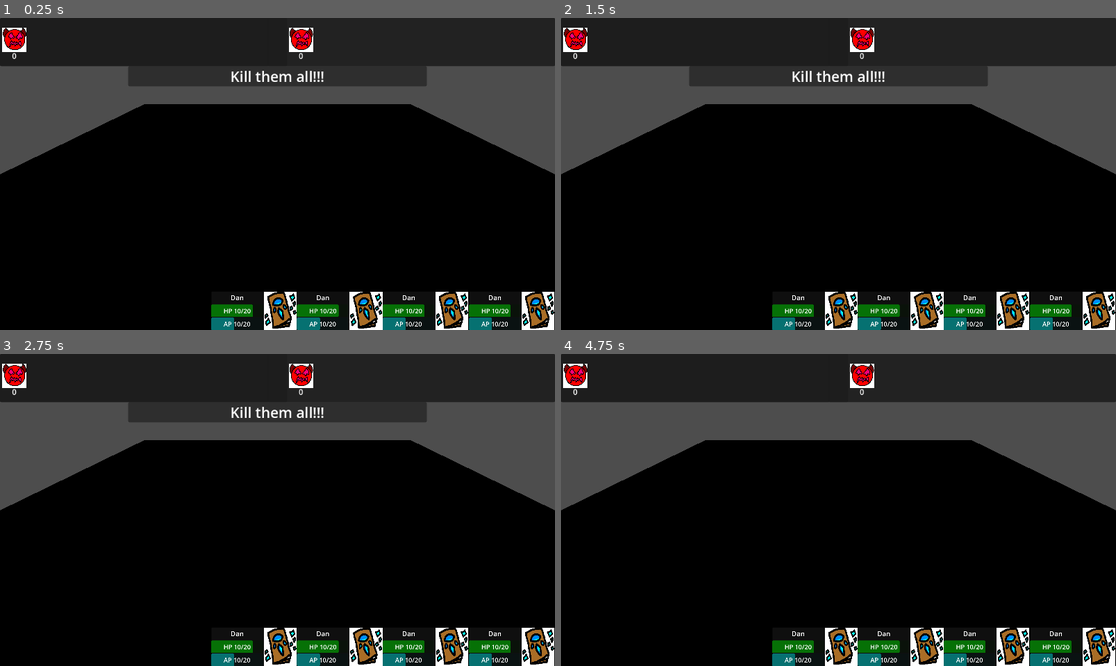
Above: before the commit, frames 1-4 (two rows, left to right).
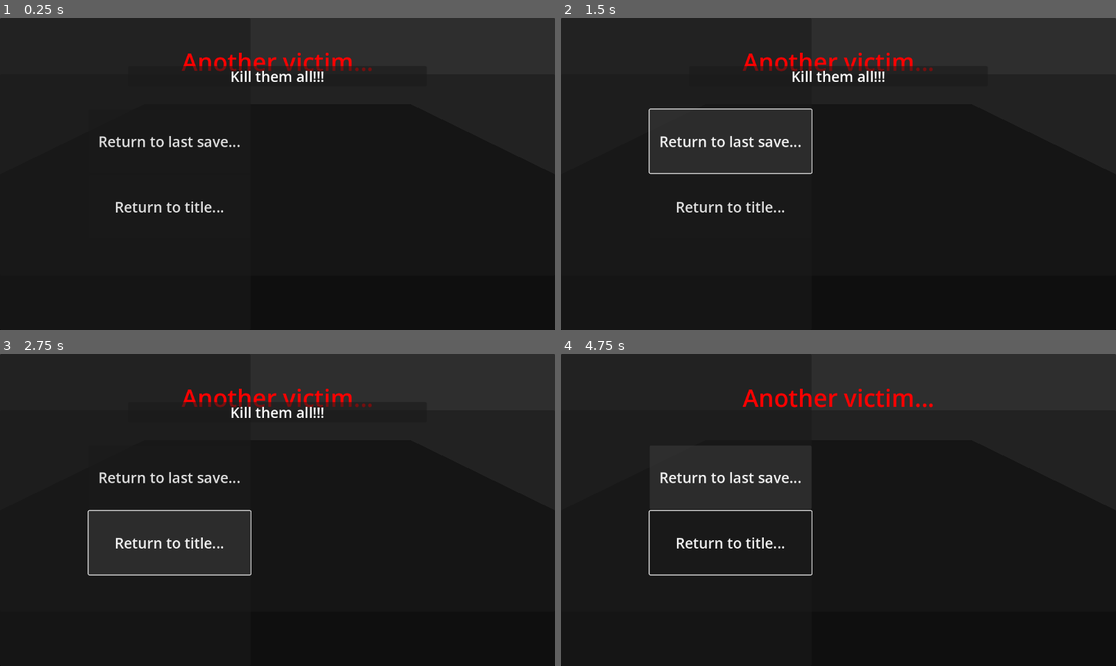
Above: after the commit, the same moments.

Repository: eneumont/towermercs
Game: Godot game, scene res://Scenes/Battle/Fields/Battlefield1.tscn
The game is run twice, just before and just after one commit, with the same random seed, the same clock (stepped at 60 frames per second) and the same inputs. This scene is started directly instead of the project's main scene.
Inputs (mouse positions are in pixels of both pictures, inside the frame that each line leads up to):
- Up to frame 1 (0.25 s): no input
- Up to frame 2 (1.5 s): tap Enter at 0.5 s; move the mouse to (960, 158) at 0.52 s; hold D (move_right) 0.53-1.25 s; tap L (circle) at 0.6 s; click (960, 158) at 0.67 s; click (733, 142) at 1.25 s, where only the run after the commit has a clickable "Return to last save..."
- Up to frame 3 (2.75 s): click (172, 541) at 2 s, where only the run after the commit has a clickable "Return to title..."
- Up to frame 4 (4.75 s): drag from (727, 525) to (810, 572) at 2.77 s; move the mouse to (894, 441) at 3.52 s; hold D (move_right) 3.53-4.25 s; tap K (cross) at 3.6 s; drag from (810, 572) to (672, 463) at 4.27 s

The runs differ from the first frame. In frame 1, 31% of the frame differs, in the area x 0-100%, y 3-100%; in frame 2, 32%; in frame 3, 32%; in frame 4, 35%.
Error in both runs: Invalid access to property or key 'display_name' on a base object of type 'Nil'. (res://Scripts/Battle/battler.gd:80)

Commit message:
result scr func tweak...

Diff:
--- a/Scripts/Battle/battle_manager.gd
+++ b/Scripts/Battle/battle_manager.gd
@@ -13,9 +13,12 @@
 #prob gonna need to change how casting arts work to rely on bm more to allow more interactivity
 var casted_art: String
 var cur_turn: Battler
+var targets = []
 var cur_turnOrder = []
 var next_turnOrder = []
-var targets = []
+
+var exp_won: int = 0
+var sp_won: int = 0
 
 func _ready() -> void:
 	MusicManager.stream = audio
@@ -34,6 +37,15 @@
 	casted_art = ""
 	targets = []
 	cur_turn = null
+
+	if aliveBattlers.filter(func(b): return b.get_script().get_global_name() == "BattlerP").is_empty():
+		battle_end(false)
+		return
+
+	if aliveBattlers.filter(func(b): return b.get_script().get_global_name() == "BattlerE").is_empty():
+		battle_end(true)
+		return
+
 	if not cur_turnOrder.is_empty():
 		UI.set_turns()
 		cur_turn = cur_turnOrder[0]
@@ -97,12 +109,12 @@
 func battle_end(win: bool):
 	UI.end(win)
 
-	if win:
-		#give rewards
-		SceneManager.pop_scene()
-	else:
-		#go to main menu or something else
-		pass
+	#if win:
+		##give rewards
+		#SceneManager.pop_scene()
+	#else:
+		##go to main menu or something else
+		#pass
 
 func new_feed(f: String):
 	UI.feed(f)
--- a/Scripts/Battle/battle_ui.gd
+++ b/Scripts/Battle/battle_ui.gd
@@ -26,18 +26,30 @@
 	fb.visible = false
 
 func end(win: bool):
+	turnOrder.visible = false
+	for p in party_slots:
+		p.visible = false
+
 	result.visible = true
 
+	var scr
 	if win:
-		result.get_node("PlayerScr").visible = true
+		scr = result.get_node("PlayerScr")
+		scr.visible = true
+		scr.get_node("ContinueBtn").connect(continue_click)
+		#give rewards
 	else:
-		result.get_node("EnemyScr").visible = true
+		scr = result.get_node("EnemyScr")
+		scr.visible = true
+		scr.get_node("Result/VBox/SaveBtn").connect(save_click)
+		scr.get_node("Result/VBox/TitleBtn").connect(title_click)
 
 func continue_click():
-	pass
+	SceneManager.pop_scene()
 
 func save_click():
-	pass
+	var out := SaveManager.recent.split(" ")
+	SaveManager.load_game(int(out[0]), out[1] == "true")
 
 func title_click():
-	pass
+	get_tree().change_scene_to_file("res://Scenes/Title/TitleUI.tscn")
--- a/Scripts/Battle/battler.gd
+++ b/Scripts/Battle/battler.gd
@@ -133,6 +133,9 @@
 	if team == Team.FOE: bm.FoeBattlers.erase(self)
 	bm.cur_turnOrder.erase(self)
 	bm.next_turnOrder.erase(self)
+	if player == Player.AI:
+		bm.exp_won += curExp
+		bm.sp_won += curSp
 
 	if player == Player.AI: call_deferred("queue_free") # checks ai for multiplayer... maybe...
 
--- a/Scripts/Save/save_manager.gd
+++ b/Scripts/Save/save_manager.gd
@@ -4,6 +4,7 @@
 const SAVE_EXT := ".json"
 
 var save_slots: Dictionary = {}
+var recent: String = ""
 
 func _ready():
 	#SaveManager.delete_save(0, true)
@@ -30,6 +31,8 @@
 		file.store_string(JSON.stringify(data, "\t"))
 		file.close()
 		_load_save_metadata()
+
+		recent = str(slot) + " " + str(autosave)
 
 ##saving note 0 -> auto, 1,2,3 -> regular
 func load_game(slot: int, autosave := false) -> Dictionary:
